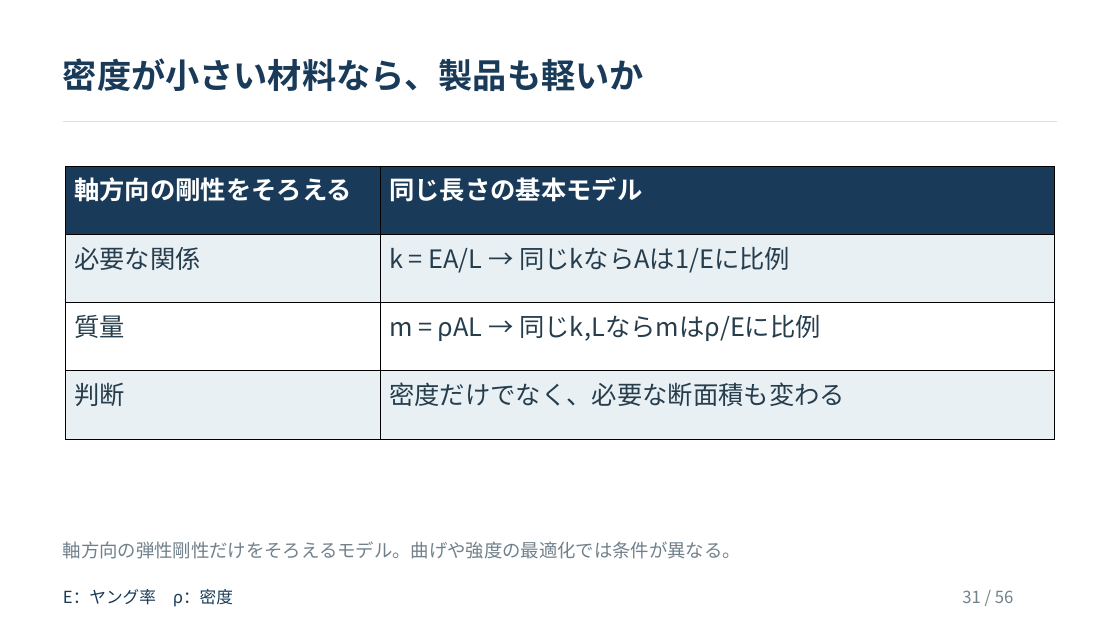
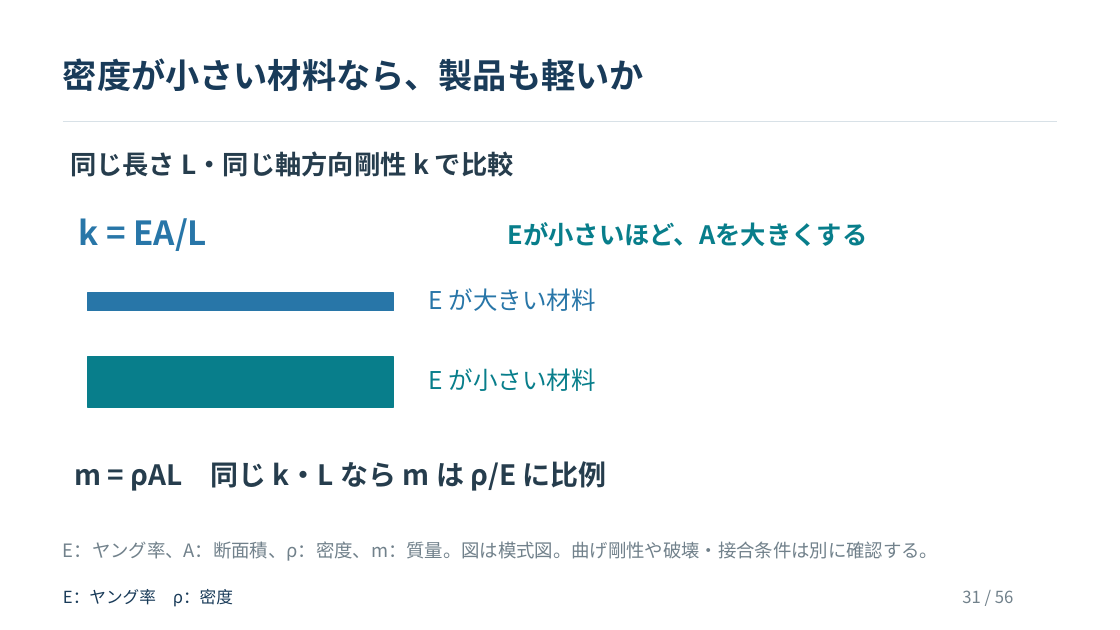
Before and after one commit to zooc-14calbp/industrial-materials-course, a slide deck: slide 31 of 学生用/第05回/05_授業スライド.pptx. Drawn at 1120x630 pixels with LibreOffice and Linux fonts; fonts in the diff are those of the drawing. Boxes give left, top, right and bottom in pixels: in the first picture for what was removed or moved away, otherwise in the second. Text is boxed around its words. In the diff, an @@ line names an element or a change of style, - is before the commit and + after.

```diff
--- a/学生用/第05回/05_授業スライド.pptx
+++ b/学生用/第05回/05_授業スライド.pptx
@@ table removed at (66,166,1054,439), 4 rows, 2 columns @@
-軸方向の剛性をそろえる | 同じ長さの基本モデル
-必要な関係 | k = EA/L → 同じkならAは1/Eに比例
-質量 | m = ρAL → 同じk,Lならmはρ/Eに比例
-判断 | 密度だけでなく、必要な断面積も変わる
@@ text added at (70,151,514,177), 22.5 pt, text #263D4D, bold @@
+同じ長さ L・同じ軸方向剛性 k で比較
@@ text added at (79,218,207,251), 28.5 pt, text #2876A8, bold @@
+k = EA/L
@@ text added at (507,222,867,247), 21.8 pt, text #087E8B, bold @@
+Eが小さいほど、Aを大きくする
@@ rectangle added at (87,293,394,311), fill #2876A8, outline #2876A8 1.28 pt @@
@@ text added at (429,288,596,311), 21 pt, text #2876A8 @@
+E が大きい材料
@@ rectangle added at (87,357,394,407), fill #087E8B, outline #087E8B 1.28 pt @@
@@ text added at (429,368,596,391), 21 pt, text #087E8B @@
+E が小さい材料
@@ text added at (74,461,607,491), 24 pt, text #263D4D, bold @@
+m = ρAL 同じ k・L なら m は ρ/E に比例
@@ text at (63,541,938,561): text changed @@
-軸方向の弾性剛性だけをそろえるモデル。曲げや強度の最適化では条件が異なる。
+E：ヤング率、A：断面積、ρ：密度、m：質量。図は模式図。曲げ剛性や破壊・接合条件は別に確認する。
```
Also in this commit, not shown: 5 other slides changed, 1 slide added, 1 slide removed, 8 other files.
